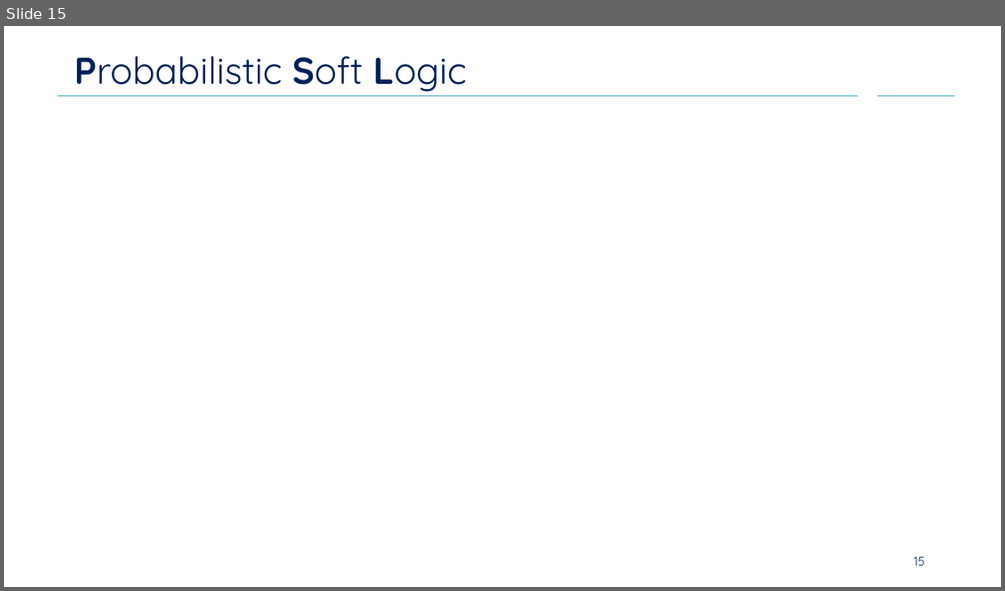
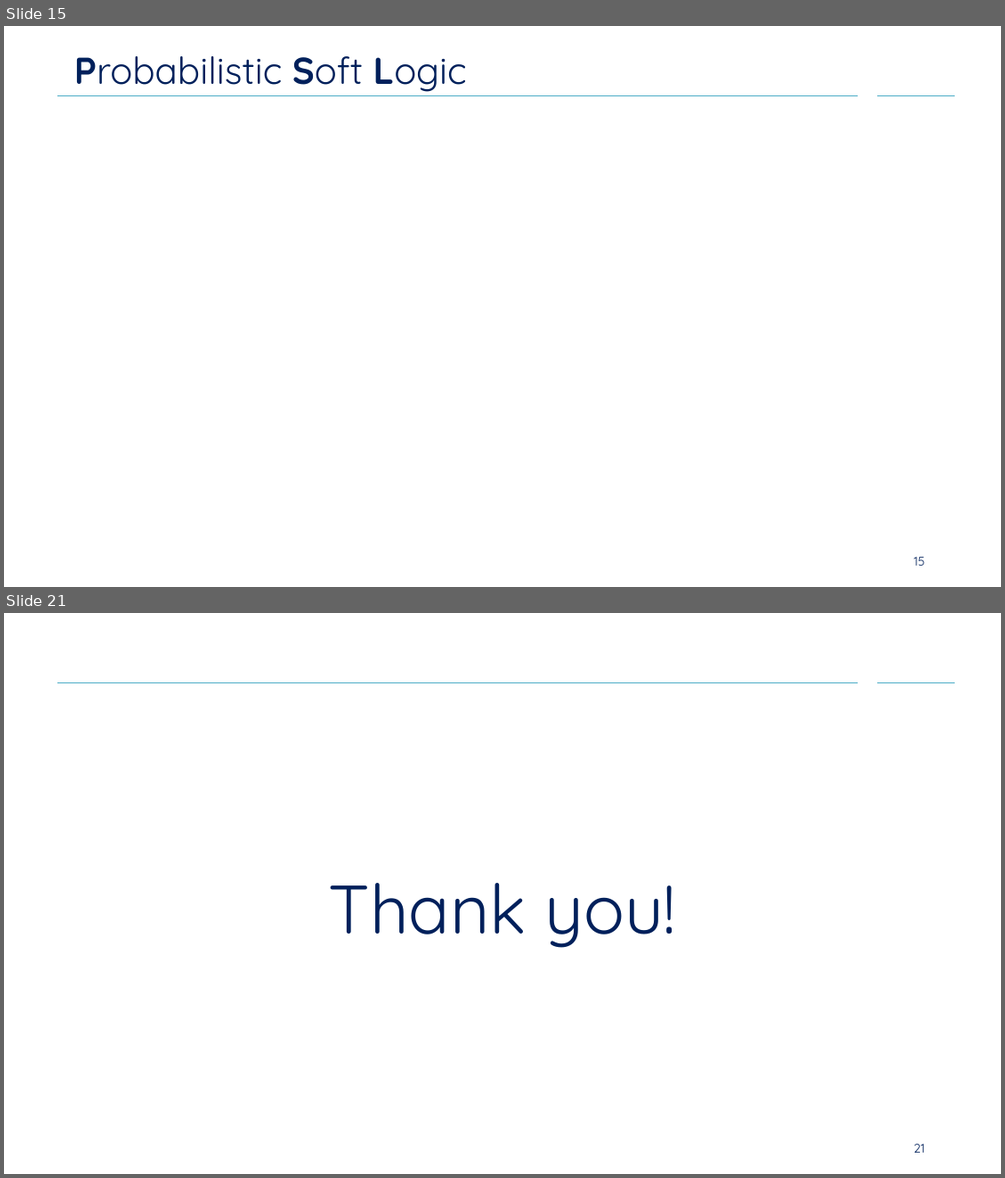
Before and after one commit to Cortys/bachelor-thesis, a slide deck: concept/presentation-is/concept.pptx. Shown one above the other, each under a label of ours: slide 15 before the commit, slides 15 and 21 after it; the slides between them are not shown. The pictures are 1005x591 and 1005x1178 pixels, drawn with LibreOffice and Linux fonts; fonts in the diff are those of the drawing; grey boxes stand for pictures; background and template pictures are left out. Boxes give left, top, right and bottom in pixels: in the first picture for what was removed or moved away, otherwise in the second. Text is boxed around its words. In the diff, an @@ line names an element or a change of style, - is before the commit and + after.

```diff
--- a/concept/presentation-is/concept.pptx
+++ b/concept/presentation-is/concept.pptx
@@ slide 21 added at (4,613,1001,1174), background #FFFFFF; not listed: 2 template elements that a slide beside it also shows @@
@@ text added at (329,883,676,948), 66 pt, text #00205B @@
+Thank you!
@@ page number added at (914,1143,925,1152), 12 pt, text #00205B @@
+21
```
Also in this commit, not shown: 1 slide changed, 6 other slides added, 1 slide removed, 1 other file.
